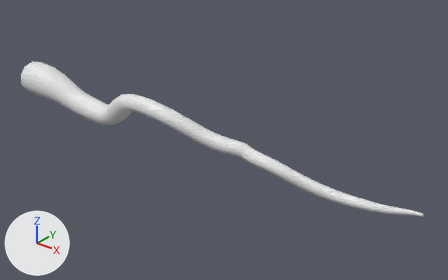
Renders of the FBX model TimeBound/Assets/Models/Vine.fbx from each side of a commit.
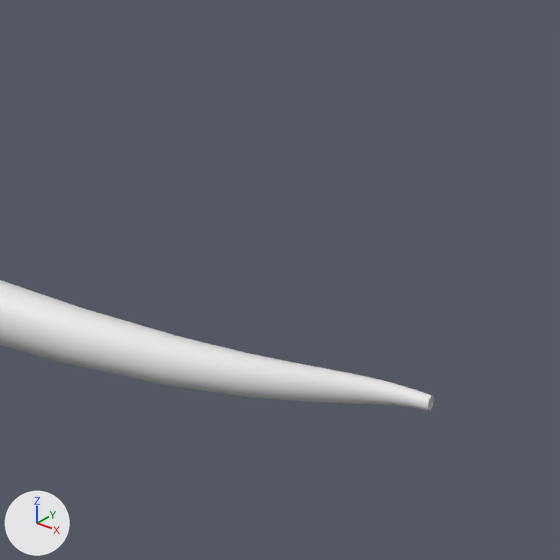
Each version appears first whole from a camera (50 mm lens) standing at (94.6, -62.5, 39.9) and looking at (42.1, 3.1, -0.8), and next in a close-up on the part from 76% to 100% of the width and 49% to 88% of the height. Arrows for +X, +Y and +Z are at lower left; the lights stay in place. The last two pictures show the newer version. Where no turn or scale is listed for an object, it has been applied to the vertices.

Names of what the first close-up shows: 'Vine'.
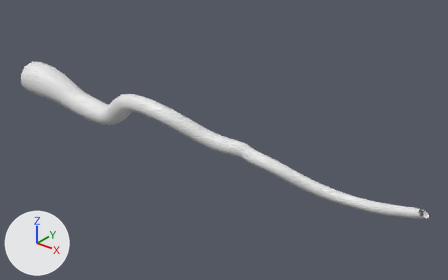
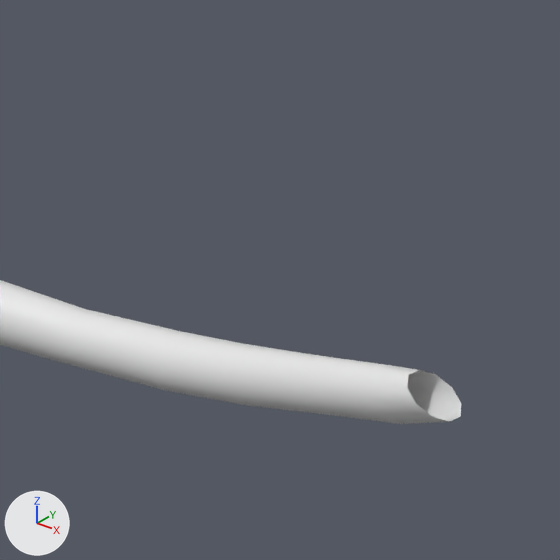
Where the newer file only moved an object's origin or applied its transform, the numbers keep the older frame.

Diff of the bpy script that builds the scene:
```diff
--- a/TimeBound/Assets/Models/Vine.fbx.py
+++ b/TimeBound/Assets/Models/Vine.fbx.py
@@ me_béziercurve @@
 # used by ob_vine; location = (0.0, 0.0, 0.0)
-me_béziercurve.from_pydata(...)  # 490 vertices, 480 faces; spans x 0.0..74.3, y -2.9..2.8, z -4.2..4.4
+me_béziercurve.from_pydata(...)  # 460 vertices, 450 faces; spans x 0.0..75.1, y -2.9..2.8, z -4.2..4.4
+# me_béziercurve part 1
+# 30 vertices are removed from x 73.2..74.3, y -0.2..0.3, z 0.0..0.5
+# 30 faces are deleted
+# 50 vertices move from x 67.6..73.2, y -0.1..1.5, z -2.2..0.2 to x 67.6..75.1, y -0.9..1.6, z -2.3..1.0
```

Pixel boxes [x1, y1, x2, y2] of what changed, in the close-ups (560 x 560 px; the box of a moved part takes in the faces that stretch with it):
'Vine', reshaped: before [0, 280, 434, 411]; after [0, 280, 461, 424]
part 1 of me_béziercurve, moved or reshaped: before [86, 310, 434, 411]; after [86, 310, 461, 424]
